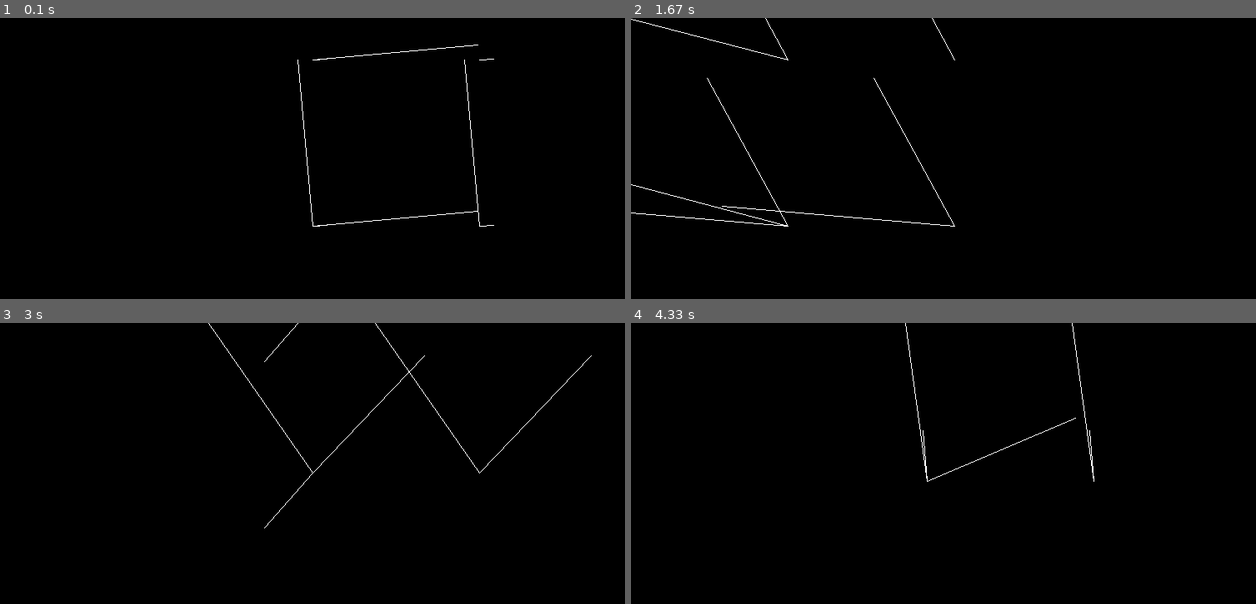
Above: before the commit, frames 1-4 (two rows, left to right).
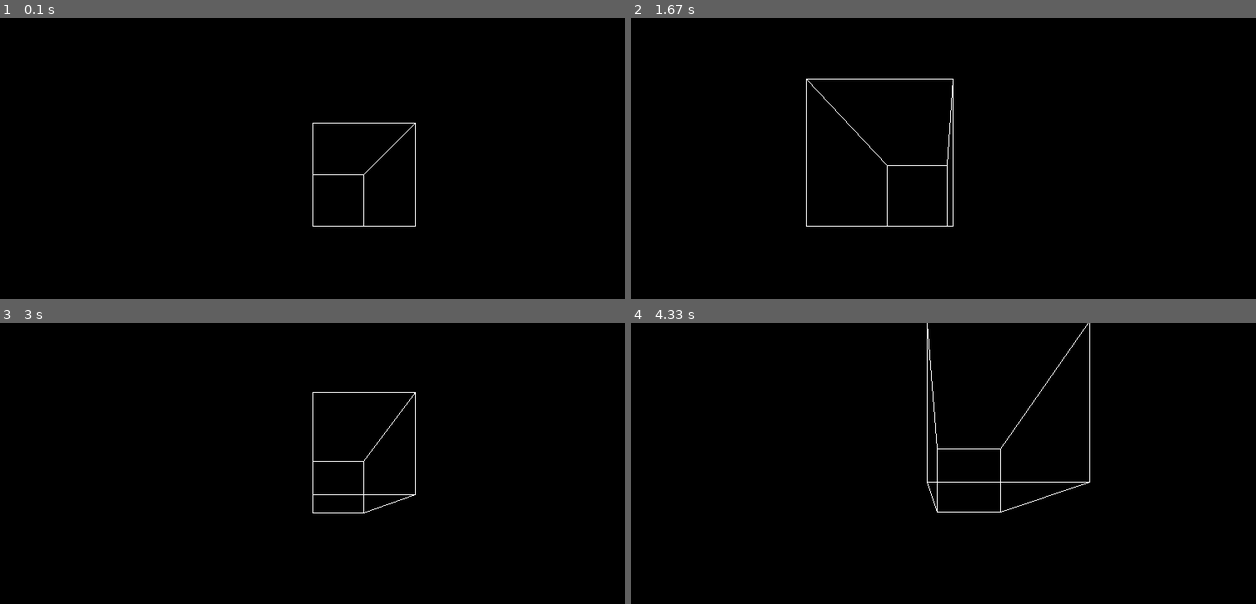
Above: after the commit, the same moments.

Repository: evanrk/3D_engine_revisited
Game: pygame game, started from main.py
Two runs of this game, one before a commit and one after it. Both use one fixed random seed, a clock stepped at 60 frames per second and the inputs below.
Inputs:
- Up to frame 1 (0.1 s): no input
- Up to frame 2 (1.67 s): hold Right 0.33-0.8 s; hold Up 0.83-1.13 s; hold D 1.17-1.63 s
- Up to frame 3 (3 s): hold Left 1.67-2.2 s; tap E at 1.82 s; hold S 2.23-2.53 s; hold Q 2.57-2.97 s; hold Left 2.57-2.97 s
- Up to frame 4 (4.33 s): hold A 3-3.4 s; tap E at 3.15 s; hold Up 3.43-3.8 s; hold D from 3.83 s (still down)

The runs differ from the first frame. In frame 1, 0.6% of the frame differs, in the area x 47-80%, y 9-75%; in frame 2, 0.9%, in the area x 0-52%, y 0-75%; in frame 3, 0.6%; in frame 4, 0.8%.

Commit message:
one point perspetvie

Diff:
--- a/camera.py
+++ b/camera.py
@@ -9,6 +9,8 @@
 
         self.camera_normal.start_pos = start_pos
         self.camera_x.start_pos = start_pos
+
+        self.start_pos = start_pos
 
 
     @property
@@ -22,8 +24,8 @@
     def translate(self, x, y, z):
         """moves the camera in directions with respect to the camera's x, y, z vectors, not the real basis ones"""
         movement_vec = z * self.camera_normal + x * self.camera_x + y * self.camera_y
-        self.camera_normal = translate_vector(self.camera_normal, movement_vec /FPS)
-        self.camera_x = translate_vector(self.camera_x, movement_vec/FPS)
+        self.camera_normal = translate_vector(self.camera_normal, movement_vec / FPS)
+        self.camera_x = translate_vector(self.camera_x, movement_vec / FPS)
 
 
     def rotate(self, theta_x=0, theta_y=0, theta_z=0):
@@ -35,10 +37,12 @@
 
     def draw_line_3d(self, surface, vector:Vector3):
         # the magnitude in the direction of the camera perp vector should be the distance of that vector in the projected x direction
-        projection_x = self.camera_x.proj_scalar(vector - Vector3(self.camera_normal.start_pos))
+        # projection_x = self.camera_x.proj_scalar(vector - Vector3(self.camera_normal.start_pos))
+        projection_x_end = self.camera_x.proj_scalar(Vector3(vector.end_pos) - Vector3(self.camera_normal.start_pos))
         projection_x_start = self.camera_x.proj_scalar(Vector3(vector.start_pos) - Vector3(self.camera_normal.start_pos))
         # same for this one but in the y direction
-        projection_y = self.camera_y.proj_scalar(vector - Vector3(self.camera_normal.start_pos))
+        # projection_y = self.camera_y.proj_scalar(vector - Vector3(self.camera_normal.start_pos))
+        projection_y_end = self.camera_y.proj_scalar(Vector3(vector.end_pos) - Vector3(self.camera_normal.start_pos))
         projection_y_start = self.camera_y.proj_scalar(Vector3(vector.start_pos) - Vector3(self.camera_normal.start_pos))
 
         # projection_z = self.camera_normal.proj_scalar(vector - Vector3(self.camera_normal.start_pos))
@@ -60,40 +64,46 @@
         # must project the position too
         # position_vector = Vector3(vector.start_pos)
 
-        # pos_start_x = self.camera_x.proj_scalar(position_vector)
-        # pos_start_y = self.camera_y.proj_scalar(position_vector)
+        # projection_x_start = self.camera_x.proj_scalar(position_vector)
+        # projection_y_start = self.camera_y.proj_scalar(position_vector)
 
-        draw_line_2d(surface, Vector2((projection_x, projection_y), (projection_x_start, projection_y_start), color=vector.color))
+        draw_line_2d(surface, Vector2((projection_x_end-projection_x_start, projection_y_end-projection_y_start), (projection_x_start, projection_y_start), color=vector.color))
 
 
+    # NOTE:
+    # 1p_perspective must happen after proj, 3d
+
     def one_point_perspective(self, surface, vector:Vector3):
-        # vector_start = Vector3(vector.start_pos)
-        # vector_end = (vector + vector_start)
+        vector_start = Vector3(vector.start_pos)
+        vector_end = Vector3(vector.end_pos)
 
+        projection_x_end = self.camera_x.proj_scalar(vector_end - Vector3(self.camera_normal.start_pos))
+        projection_x_start = self.camera_x.proj_scalar(vector_start - Vector3(self.camera_normal.start_pos))
+        # same for this one but in the y direction
+        # projection_y = self.camera_y.proj_scalar(vector - Vector3(self.camera_normal.start_pos))
+        projection_y_end = self.camera_y.proj_scalar(vector_end - Vector3(self.camera_normal.start_pos))
+        projection_y_start = self.camera_y.proj_scalar(vector_start - Vector3(self.camera_normal.start_pos))
 
-        # # the distance to the start of the vector
-        # distance_to_start = self.camera_normal.proj_scalar(vector_start - Vector3(self.camera_normal.start_pos))
-        # # distance_to_start = (vector_start - Vector3(self.camera_normal.start_pos))
-        # # the distance to the end of the vector
-        # distance_to_end = self.camera_normal.proj_scalar(vector_end - Vector3(self.camera_normal.start_pos))
-        # # distance_to_end = (vector_end - Vector3(self.camera_normal.start_pos)).magnitude
+        # the distance to the start of the vector
+        distance_to_start = self.camera_normal.proj_scalar(vector_start - Vector3(self.camera_normal.start_pos))
+        # the distance to the end of the vector
+        distance_to_end = self.camera_normal.proj_scalar(vector_end - Vector3(self.camera_normal.start_pos))
 
-        # print(f"{distance_to_start=}\n{distance_to_end=}\n")
+        print(f"{distance_to_start=}\n{distance_to_end=}")
 
-        # # scaled start and end from the fov
-        # scaler_start = (math.tan(FOV/2) * distance_to_start)
-        # scaler_end = (math.tan(FOV/2) * distance_to_end)
+        # scaled start and end from the fov
+        scaler_start = (math.tan(FOV/2) * distance_to_start)
+        scaler_end = (math.tan(FOV/2) * distance_to_end)
 
-        # # scaled to perspective
-        # perspective_start = vector_start / scaler_start
-        # perspective_end = vector_end / scaler_end
+        # scaled to perspective
+        perspective_x_start = projection_x_start / scaler_start
+        perspective_x_end = projection_x_end / scaler_end
 
-        # # create perspective vector from the new start and end values
-        # perspective_vector = Vector3((perspective_end-perspective_start).values, perspective_start.values, color=vector.color)
+        perspective_y_start = projection_y_start / scaler_start
+        perspective_y_end = projection_y_end / scaler_end
 
+        draw_line_2d(surface, Vector2((perspective_x_end-perspective_x_start, perspective_y_end-perspective_y_start), (perspective_x_start, perspective_y_start), color=vector.color))
 
-        # self.draw_line_3d(surface, perspective_vector)
-        self.draw_line_3d(surface, vector)
     # def one_point_perspective(self, surface, vector:Vector3):
     #     vector_start = Vector3(vector.start_pos)
     #     vector_end = (vector + vector_start)
@@ -101,10 +111,8 @@
 
     #     # the distance to the start of the vector
     #     distance_to_start = self.camera_normal.proj_scalar(vector_start - Vector3(self.camera_normal.start_pos))
-    #     # distance_to_start = (vector_start - Vector3(self.camera_normal.start_pos))
     #     # the distance to the end of the vector
     #     distance_to_end = self.camera_normal.proj_scalar(vector_end - Vector3(self.camera_normal.start_pos))
-    #     # distance_to_end = (vector_end - Vector3(self.camera_normal.start_pos)).magnitude
 
     #     print(f"{distance_to_start=}\n{distance_to_end=}\n")
 
@@ -118,7 +126,6 @@
 
     #     # create perspective vector from the new start and end values
     #     perspective_vector = Vector3((perspective_end-perspective_start).values, perspective_start.values, color=vector.color)
-
 
     #     self.draw_line_3d(surface, perspective_vector)
 
--- a/constants.py
+++ b/constants.py
@@ -1,4 +1,11 @@
+import math
+
 WINDOW_WIDTH = 750
 WINDOW_HEIGHT = 500
 FOV = 90 # degrees
 FPS = 60
+
+SCALED_HEIGHT = WINDOW_HEIGHT / 2
+SCALED_WIDTH = WINDOW_WIDTH / 2
+
+SCALED_Z = math.sqrt(SCALED_WIDTH**2 + SCALED_HEIGHT**2)
--- a/main.py
+++ b/main.py
@@ -84,33 +84,30 @@
             if event.key == pygame.K_p:
                 paused = not paused # pause game
 
-    # handle key presses
-    keys = pygame.key.get_pressed()
+    if not paused:
+        # handle key presses
+        keys = pygame.key.get_pressed()
 
-    # move forward
-    if keys[pygame.K_UP] or keys[pygame.K_w]:
-        camera.translate(0, 0, 1)
-    # move back
-    if keys[pygame.K_DOWN] or keys[pygame.K_s]:
-        camera.translate(0, 0, -1)
-    # move left
-    if keys[pygame.K_LEFT] or keys[pygame.K_a]:
-        camera.translate(-1, 0, 0)
-    # move right
-    if keys[pygame.K_RIGHT] or keys[pygame.K_d]:
-        camera.translate(1, 0, 0)
-    # move up
-    if keys[pygame.K_q]:
-        camera.translate(0, -1, 0)
-    # move down
-    if keys[pygame.K_e]:
-        camera.translate(0, 1, 0)
+        # move forward
+        if keys[pygame.K_UP] or keys[pygame.K_w]:
+            camera.translate(0, 0, 1)
+        # move back
+        if keys[pygame.K_DOWN] or keys[pygame.K_s]:
+            camera.translate(0, 0, -1)
+        # move left
+        if keys[pygame.K_LEFT] or keys[pygame.K_a]:
+            camera.translate(-1, 0, 0)
+        # move right
+        if keys[pygame.K_RIGHT] or keys[pygame.K_d]:
+            camera.translate(1, 0, 0)
+        # move up
+        if keys[pygame.K_q]:
+            camera.translate(0, -1, 0)
+        # move down
+        if keys[pygame.K_e]:
+            camera.translate(0, 1, 0)
 
 
-
-
-
-    if not paused:
         # color background black
         window.fill((0, 0, 0))
 
@@ -119,7 +116,7 @@
 
         # camera.draw_vecs_3d(window, vecs)
         camera.draw_vecs_1p(window, vecs)
-        vecs = rotate_vecs(vecs, theta_y=1, theta_z=1, in_position=False)
+        # vecs = rotate_vecs(vecs, theta_y=1, theta_z=1, in_position=False)
 
         # rotates the camera by 1 degree around the y axis
         # camera.rotate(theta_y=1)
--- a/render_helper.py
+++ b/render_helper.py
@@ -46,10 +46,14 @@
         [0, 0, 1],
     ])
 
-    return Vector3(rotation_z_matrix @ rotation_y_matrix @ rotation_x_matrix @ vector.values, vector.start_pos, color=vector.color) \
-        if not in_position \
-        else Vector3(rotation_z_matrix @ rotation_y_matrix @ rotation_x_matrix @ vector.values,
-                         rotation_z_matrix @ rotation_y_matrix @ rotation_x_matrix @ vector.start_pos, color=vector.color)
+    if not in_position:
+        return Vector3(rotation_z_matrix @ rotation_y_matrix @ rotation_x_matrix @ vector.values,
+                       rotation_z_matrix @ rotation_y_matrix @ rotation_x_matrix @ vector.start_pos,
+                       color=vector.color)
+    else:
+        return Vector3(rotation_z_matrix @ rotation_y_matrix @ rotation_x_matrix @ vector.values,
+                       vector.start_pos,
+                       color=vector.color)
 
 
 def rotate_vecs(vecs:list[Vector3], theta_x=0, theta_y=0, theta_z=0, in_position=False):
@@ -61,8 +65,8 @@
 
 def draw_line_2d(surface, vector:Vector2):
     """Draw 2d vector with coordinates at center"""
-    translated_start = (vector.start_pos[0]*200 + WINDOW_WIDTH/2, -vector.start_pos[1]*200 + WINDOW_HEIGHT/2)
-    translated_end = (vector.end_pos[0]*200 + WINDOW_WIDTH/2, -vector.end_pos[1]*200 + WINDOW_HEIGHT/2)
+    translated_start = (vector.start_pos[0]*200 + SCALED_WIDTH, -vector.start_pos[1]*200 + SCALED_HEIGHT)
+    translated_end = (vector.end_pos[0]*200 + SCALED_WIDTH, -vector.end_pos[1]*200 + SCALED_HEIGHT)
 
     pygame.draw.line(surface, vector.color, translated_start, translated_end)
 
--- a/vectors.py
+++ b/vectors.py
@@ -122,7 +122,7 @@
         return Vector3(self.values / other, color=self.color)
 
     def __str__(self):
-        return f"{self.x}, {self.y}, {self.z}"
+        return f"{self.values}"
 
     def __repr__(self):
         return self.__str__()
